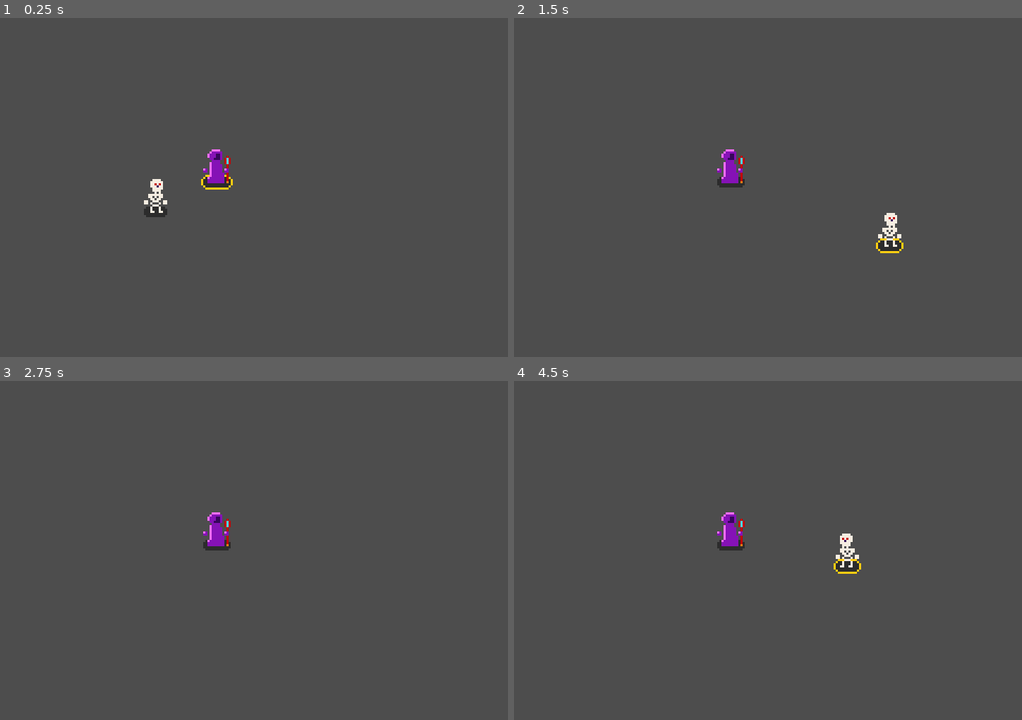
Above: before the commit, frames 1-4 (two rows, left to right).
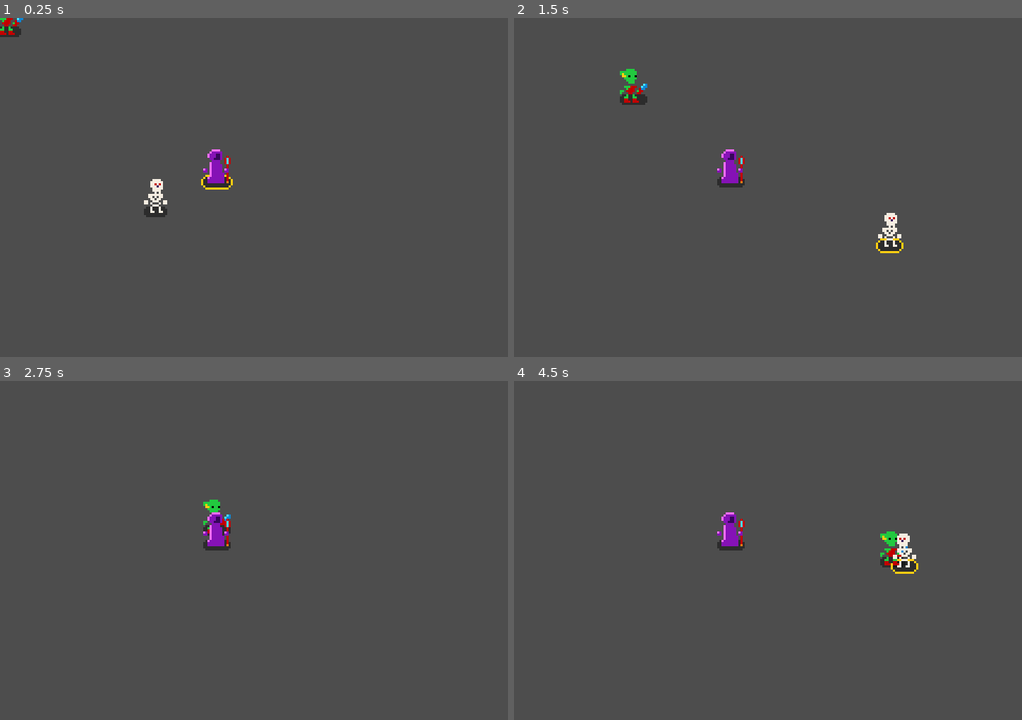
Above: after the commit, the same moments.

Repository: chichivap/nugdc
Game: Godot game, scene res://scenes/world/world.tscn
Two runs of this game, one before a commit and one after it. Both use one fixed random seed, a clock stepped at 60 frames per second and the inputs below.
Inputs:
- Up to frame 1 (0.25 s): no input
- Up to frame 2 (1.5 s): hold D (move_right) 0.53-1.28 s; hold Shift (posess) 0.53-1.28 s; hold S (move_down) from 1.28 s (still down); tap Shift (posess) at 1.35 s
- Up to frame 3 (2.75 s): release S (move_down) at 2.03 s; hold D (move_right) from 2.03 s (still down); hold Shift (posess) from 2.03 s (still down)
- Up to frame 4 (4.5 s): release D (move_right) at 2.78 s; release Shift (posess) at 2.78 s; hold W (move_up) 2.78-3.53 s; tap Shift (posess) at 2.85, 4.35 s; hold Shift (posess) 3.53-4.28 s; hold A (move_left) from 3.53 s (still down)

The runs differ from the first frame. In frame 1, 0.2% of the frame differs, in the area x 0-5%, y 0-6%; in frame 2, 0.3%; in frame 3, 0.2%; in frame 4, 1.0%, in the area x 62-80%, y 44-57%.

Commit message:
partial combat system (Skeleton -> Goblin)

Diff:
--- /dev/null
+++ b/scenes/entities/goblin/goblin.gd
@@ -0,0 +1,73 @@
+class_name Goblin
+extends CharacterBody2D
+
+const PLAYER_GROUP: StringName = "player"
+const SKELETON_GROUP: StringName = "skeleton"
+const SPEED: int = 50
+@onready var sprite_2d: Sprite2D = $Sprite2D
+@onready var target_acquisition_timer: Timer = $TargetAcquisitionTimer
+@onready var health_component: HealthComponent = $HealthComponent
+
+var state_machine := CallableStateMachine.new()
+var last_faced_direction: Vector2
+var current_target: CharacterBody2D
+
+func _ready():
+	state_machine.add_state(state_idle, Callable(), Callable())
+	#state_machine.add_state(state_follow, Callable(), Callable())
+	#state_machine.add_state(state_attack, Callable(), Callable())
+	#state_machine.set_initial_state(state_follow)
+	state_machine.add_state(state_normal, Callable(), Callable())
+	state_machine.set_initial_state(state_idle)
+
+	target_acquisition_timer.timeout.connect(_on_target_acquisition_timeout)
+
+	health_component.died.connect(_on_died)
+func _process(_delta):
+	state_machine.update()
+
+
+func state_normal() -> void:
+	if !is_instance_valid(current_target):
+		acquire_target()
+		if !is_instance_valid(current_target):
+			state_machine.change_state(state_idle)
+			return
+
+	var direction = global_position.direction_to(current_target.global_position)
+	#velocity = direction * SPEED
+
+
+
+	if global_position.distance_to(current_target.global_position) > 0.5:
+		velocity = direction * SPEED
+		move_and_slide()
+	else:
+		global_position = current_target.global_position
+func state_idle() -> void:
+	velocity = Vector2.ZERO
+
+	if is_instance_valid(current_target):
+		state_machine.change_state(state_normal)
+
+
+
+
+func get_player() -> CharacterBody2D:
+	return get_tree().get_first_node_in_group(PLAYER_GROUP)
+
+func _on_target_acquisition_timeout() -> void:
+	acquire_target()
+	target_acquisition_timer.start(randf_range(1, 2))
+
+func acquire_target() -> void:
+	var skeleton = get_tree().get_first_node_in_group(SKELETON_GROUP)
+
+	var target: CharacterBody2D = null
+
+	if target == null and is_instance_valid(skeleton):
+		target = skeleton
+	current_target = target
+
+func _on_died() -> void:
+	queue_free()
--- a/scenes/entities/goblin/goblin.tscn
+++ b/scenes/entities/goblin/goblin.tscn
@@ -1,18 +1,39 @@
-[gd_scene load_steps=3 format=3 uid="uid://b1k3jmunabfsd"]
+[gd_scene load_steps=7 format=3 uid="uid://b1k3jmunabfsd"]
 
+[ext_resource type="Script" uid="uid://ctgowyoxpi0sg" path="res://scenes/entities/goblin/goblin.gd" id="1_afvh2"]
 [ext_resource type="Texture2D" uid="uid://cgdk5hrjsr7bn" path="res://assets/Goblin.png" id="1_r6wmr"]
+[ext_resource type="Texture2D" uid="uid://bvltoru1ax7x3" path="res://assets/Goblin/ShadowGoblin.png" id="2_sgqs0"]
+[ext_resource type="PackedScene" uid="uid://hc2acicrbtsv" path="res://scripts/components/sprite_flip_manager.tscn" id="4_u53eg"]
+[ext_resource type="PackedScene" uid="uid://d01xdcorerq6l" path="res://scripts/components/health_component.tscn" id="5_alksd"]
 
 [sub_resource type="CircleShape2D" id="CircleShape2D_r6wmr"]
 radius = 3.0
 
-[node name="Goblin" type="CharacterBody2D"]
+[node name="Goblin" type="CharacterBody2D" groups=["enemy"]]
 collision_layer = 4
 collision_mask = 7
+script = ExtResource("1_afvh2")
 
 [node name="Sprite2D" type="Sprite2D" parent="."]
-position = Vector2(-5, -13)
+position = Vector2(-6, -13)
 texture = ExtResource("1_r6wmr")
 centered = false
 
 [node name="CollisionShape2D" type="CollisionShape2D" parent="."]
 shape = SubResource("CircleShape2D_r6wmr")
+
+[node name="Shadow" type="Sprite2D" parent="."]
+z_index = -2
+position = Vector2(5.96046e-08, 2)
+scale = Vector2(0.961538, 1)
+texture = ExtResource("2_sgqs0")
+
+[node name="SpriteFlipManager" parent="." node_paths=PackedStringArray("actor") instance=ExtResource("4_u53eg")]
+actor = NodePath("..")
+
+[node name="TargetAcquisitionTimer" type="Timer" parent="."]
+wait_time = 0.1
+one_shot = true
+autostart = true
+
+[node name="HealthComponent" parent="." instance=ExtResource("5_alksd")]
--- a/scenes/entities/necromancer/necromancer.gd
+++ b/scenes/entities/necromancer/necromancer.gd
@@ -28,9 +28,7 @@
 	marker.visible = true
 	velocity = GameManager.get_direction() * SPEED
 	move_and_slide()
-	sprite_2d.flip_h = last_faced_direction.x < 0
-	if velocity.x != 0:
-		last_faced_direction = velocity.normalized()
+
 
 
 func state_posessed() -> void:
--- a/scenes/entities/necromancer/necromancer.tscn
+++ b/scenes/entities/necromancer/necromancer.tscn
@@ -1,9 +1,10 @@
-[gd_scene load_steps=6 format=3 uid="uid://dtycjwyv8wu6m"]
+[gd_scene load_steps=7 format=3 uid="uid://dtycjwyv8wu6m"]
 
 [ext_resource type="Script" uid="uid://flnwe4yem7ew" path="res://scenes/entities/necromancer/necromancer.gd" id="1_vhpjt"]
 [ext_resource type="Texture2D" uid="uid://bgiba0eoinyn6" path="res://assets/Necromancer.png" id="1_xy2sp"]
 [ext_resource type="Texture2D" uid="uid://b4bqc6md82wq5" path="res://assets/ShadowNecromancer.png" id="3_qnrv5"]
 [ext_resource type="Texture2D" uid="uid://qa7tswhkgfw6" path="res://assets/Necromancer Marker.png" id="4_gam6g"]
+[ext_resource type="PackedScene" uid="uid://hc2acicrbtsv" path="res://scripts/components/sprite_flip_manager.tscn" id="5_qnmsl"]
 
 [sub_resource type="CircleShape2D" id="CircleShape2D_vhpjt"]
 radius = 3.0
@@ -30,3 +31,6 @@
 z_index = -2
 position = Vector2(0.5, 1.5)
 texture = ExtResource("4_gam6g")
+
+[node name="SpriteFlipManager" parent="." node_paths=PackedStringArray("actor") instance=ExtResource("5_qnmsl")]
+actor = NodePath("..")
--- a/scenes/entities/skeleton/skeleton.gd
+++ b/scenes/entities/skeleton/skeleton.gd
@@ -2,42 +2,50 @@
 extends CharacterBody2D
 
 const PLAYER_GROUP: StringName = "player"
+const ENEMY_GROUP: StringName = "enemy"
 const SPEED: int = 100
+const COMBAT_RANGE: int = 16
 
 const ACTION_MOVE_UP: StringName = "move_up"
 const ACTION_MOVE_DOWN: StringName = "move_down"
 const ACTION_MOVE_LEFT: StringName = "move_left"
 const ACTION_MOVE_RIGHT: StringName = "move_right"
 
+
+
 var state_machine := CallableStateMachine.new()
 var target_position : Vector2
 var last_faced_direction: Vector2
+var enemy_target: CharacterBody2D
 
 @onready var marker: Sprite2D = $Marker
 @onready var sprite_2d: Sprite2D = $Sprite2D
 @onready var target_acquisition_timer: Timer = $TargetAcquisitionTimer
+@onready var health_component: HealthComponent = $HealthComponent
+@onready var attack_timer: Timer = $AttackTimer
 
 func _ready() -> void:
 	state_machine.add_state(state_follow, Callable(), Callable())
 	state_machine.add_state(state_posessed, Callable(), Callable())
+	state_machine.add_state(state_attack, Callable(), Callable())
 
 	state_machine.set_initial_state(state_follow)
 
 	target_acquisition_timer.timeout.connect(_on_target_acquisition_timeout)
 
-func _process(delta: float) -> void:
+	health_component.died.connect(_on_died)
+func _process(_delta: float) -> void:
 	state_machine.update()
 
 func state_follow() -> void:
 	marker.visible = false
 	var direction = global_position.direction_to(target_position)
 
+	if is_instance_valid(enemy_target):
+		state_machine.change_state(state_attack)
 
 	if global_position.distance_to(target_position) > 0.5:
 		velocity = direction * SPEED
-		sprite_2d.flip_h = last_faced_direction.x < 0
-		if velocity.x != 0:
-			last_faced_direction = velocity.normalized()
 		move_and_slide()
 	else:
 		global_position = target_position
@@ -52,6 +60,7 @@
 		target_position = player.global_position + MathUtils.get_random_direction() * randi_range(16,24)
 
 
+
 func _on_target_acquisition_timeout() -> void:
 	acquire_target()
 	target_acquisition_timer.start(randf_range(1, 2))
@@ -59,7 +68,40 @@
 func state_posessed() -> void:
 	velocity = GameManager.get_direction() * SPEED
 	move_and_slide()
-	sprite_2d.flip_h = last_faced_direction.x < 0
-	if velocity.x != 0:
-		last_faced_direction = velocity.normalized()
 	marker.visible = true
+
+	var enemies	= get_tree().get_nodes_in_group(ENEMY_GROUP)
+	for enemy in enemies:
+		if enemy_target == null:
+			enemy_target = enemy
+			print("Target acquired: ", enemy_target.name)
+			continue
+
+		if enemy.global_position.distance_squared_to(global_position) < enemy_target.global_position.distance_squared_to(global_position):
+			enemy_target = enemy
+
+
+	print(enemy_target.global_position.distance_to(global_position))
+	if enemy_target.global_position.distance_to(global_position) < COMBAT_RANGE:
+		state_machine.change_state(state_attack)
+
+
+
+
+func state_attack() -> void:
+	velocity = Vector2.ZERO
+	if !is_instance_valid(enemy_target):
+		state_machine.change_state(state_follow)
+		return
+
+	if attack_timer.is_stopped():
+		enemy_target.health_component.damage(randf_range(.5, 1.5))
+		attack_timer.start(randf_range(0.1,0.2))
+
+
+#func is_within_combat_range() -> bool:
+	#if !is_instance_valid():
+	#	return false
+	#pass
+func _on_died() -> void:
+	queue_free()
--- a/scenes/entities/skeleton/skeleton.tscn
+++ b/scenes/entities/skeleton/skeleton.tscn
@@ -1,9 +1,11 @@
-[gd_scene load_steps=6 format=3 uid="uid://bqvghd16833cq"]
+[gd_scene load_steps=8 format=3 uid="uid://bqvghd16833cq"]
 
 [ext_resource type="Texture2D" uid="uid://by0oa2cuqli5i" path="res://assets/Skeleton.png" id="1_py50p"]
 [ext_resource type="Script" uid="uid://b73wdx73j1d51" path="res://scenes/entities/skeleton/skeleton.gd" id="1_u58mj"]
 [ext_resource type="Texture2D" uid="uid://dgfcqhmlg62ig" path="res://assets/ShadowSkeleton.png" id="3_thk0v"]
 [ext_resource type="Texture2D" uid="uid://ct5k48s0sthx2" path="res://assets/Skeleton Marker.png" id="4_tem1c"]
+[ext_resource type="PackedScene" uid="uid://hc2acicrbtsv" path="res://scripts/components/sprite_flip_manager.tscn" id="5_kvfbh"]
+[ext_resource type="PackedScene" uid="uid://d01xdcorerq6l" path="res://scripts/components/health_component.tscn" id="6_yvqff"]
 
 [sub_resource type="CircleShape2D" id="CircleShape2D_u58mj"]
 radius = 3.0
@@ -25,6 +27,11 @@
 one_shot = true
 autostart = true
 
+[node name="AttackTimer" type="Timer" parent="."]
+wait_time = 0.1
+one_shot = true
+autostart = true
+
 [node name="Shadow" type="Sprite2D" parent="."]
 z_index = -1
 position = Vector2(-6, 1)
@@ -36,3 +43,8 @@
 z_index = -2
 position = Vector2(-0.5, 3.5)
 texture = ExtResource("4_tem1c")
+
+[node name="SpriteFlipManager" parent="." node_paths=PackedStringArray("actor") instance=ExtResource("5_kvfbh")]
+actor = NodePath("..")
+
+[node name="HealthComponent" parent="." instance=ExtResource("6_yvqff")]
--- a/scenes/world/world.tscn
+++ b/scenes/world/world.tscn
@@ -1,8 +1,9 @@
-[gd_scene load_steps=4 format=3 uid="uid://xyt3hmlpexlr"]
+[gd_scene load_steps=5 format=3 uid="uid://xyt3hmlpexlr"]
 
 [ext_resource type="PackedScene" uid="uid://dtycjwyv8wu6m" path="res://scenes/entities/necromancer/necromancer.tscn" id="1_dphjl"]
 [ext_resource type="PackedScene" uid="uid://bqvghd16833cq" path="res://scenes/entities/skeleton/skeleton.tscn" id="2_sl2e5"]
 [ext_resource type="PackedScene" uid="uid://llqkqgoxonrh" path="res://scripts/components/posess_component.tscn" id="3_1fp7r"]
+[ext_resource type="PackedScene" uid="uid://b1k3jmunabfsd" path="res://scenes/entities/goblin/goblin.tscn" id="3_6m72w"]
 
 [node name="World" type="Node2D"]
 
@@ -18,6 +19,8 @@
 collision_layer = 2
 collision_mask = 2
 
+[node name="Goblin" parent="YSortOrigin" instance=ExtResource("3_6m72w")]
+
 [node name="PosessComponent" parent="." node_paths=PackedStringArray("necromancer", "skeleton") instance=ExtResource("3_1fp7r")]
 necromancer = NodePath("../YSortOrigin/Necromancer")
 skeleton = NodePath("../YSortOrigin/Skeleton")
--- /dev/null
+++ b/scripts/components/health_component.gd
@@ -0,0 +1,17 @@
+class_name HealthComponent
+extends Node
+
+@export var max_health: int = 10
+
+signal died
+
+var current_health: int
+
+func _enter_tree() -> void:
+	current_health = max_health
+
+func damage(amount: int) -> void:
+	current_health -= amount
+	if current_health <= 0:
+		current_health = 0
+		died.emit()
--- /dev/null
+++ b/scripts/components/health_component.tscn
@@ -0,0 +1,6 @@
+[gd_scene load_steps=2 format=3 uid="uid://d01xdcorerq6l"]
+
+[ext_resource type="Script" uid="uid://hhng32jbedkk" path="res://scripts/components/health_component.gd" id="1_kkm8u"]
+
+[node name="HealthComponent" type="Node"]
+script = ExtResource("1_kkm8u")
--- /dev/null
+++ b/scripts/components/sprite_flip_manager.gd
@@ -0,0 +1,10 @@
+class_name SpriteFlipManager
+extends Node
+
+@export var actor: CharacterBody2D
+
+
+func _process(_delta: float) -> void:
+	actor.sprite_2d.flip_h = actor.last_faced_direction.x < 0
+	if actor.velocity.x != 0:
+		actor.last_faced_direction = actor.velocity.normalized()
--- /dev/null
+++ b/scripts/components/sprite_flip_manager.tscn
@@ -0,0 +1,6 @@
+[gd_scene load_steps=2 format=3 uid="uid://hc2acicrbtsv"]
+
+[ext_resource type="Script" uid="uid://bhf6wo68pjml8" path="res://scripts/components/sprite_flip_manager.gd" id="1_s7r4h"]
+
+[node name="SpriteFlipManager" type="Node"]
+script = ExtResource("1_s7r4h")
--- a/scripts/utils/GameManager.gd
+++ b/scripts/utils/GameManager.gd
@@ -10,3 +10,8 @@
 		ACTION_MOVE_LEFT, ACTION_MOVE_RIGHT,
 		ACTION_MOVE_UP, ACTION_MOVE_DOWN
 	)
+
+static func flip_the_sprite(sprite_2d: Sprite2D, velocity: Vector2, last_faced_direction) -> void:
+	sprite_2d.flip_h = last_faced_direction.x < 0
+	if velocity.x != 0:
+		last_faced_direction = velocity.normalized()
--- /dev/null
+++ b/timers/target_acquisition_timer.tscn
@@ -0,0 +1,6 @@
+[gd_scene format=3 uid="uid://bfwrhtotv1768"]
+
+[node name="TargetAcquisitionTimer" type="Timer"]
+wait_time = 0.1
+one_shot = true
+autostart = true
Binary file added: assets/Goblin/Goblin.png
Not shown, added: assets/Goblin/Goblin.png.import
Binary file added: assets/Goblin/ShadowGoblin.png
Not shown, added: assets/Goblin/ShadowGoblin.png.import
Binary file changed: assets/characters.aseprite
Not shown, added: scenes/entities/goblin/goblin.gd.uid
Not shown, added: scripts/components/health_component.gd.uid
Not shown, added: scripts/components/sprite_flip_manager.gd.uid
